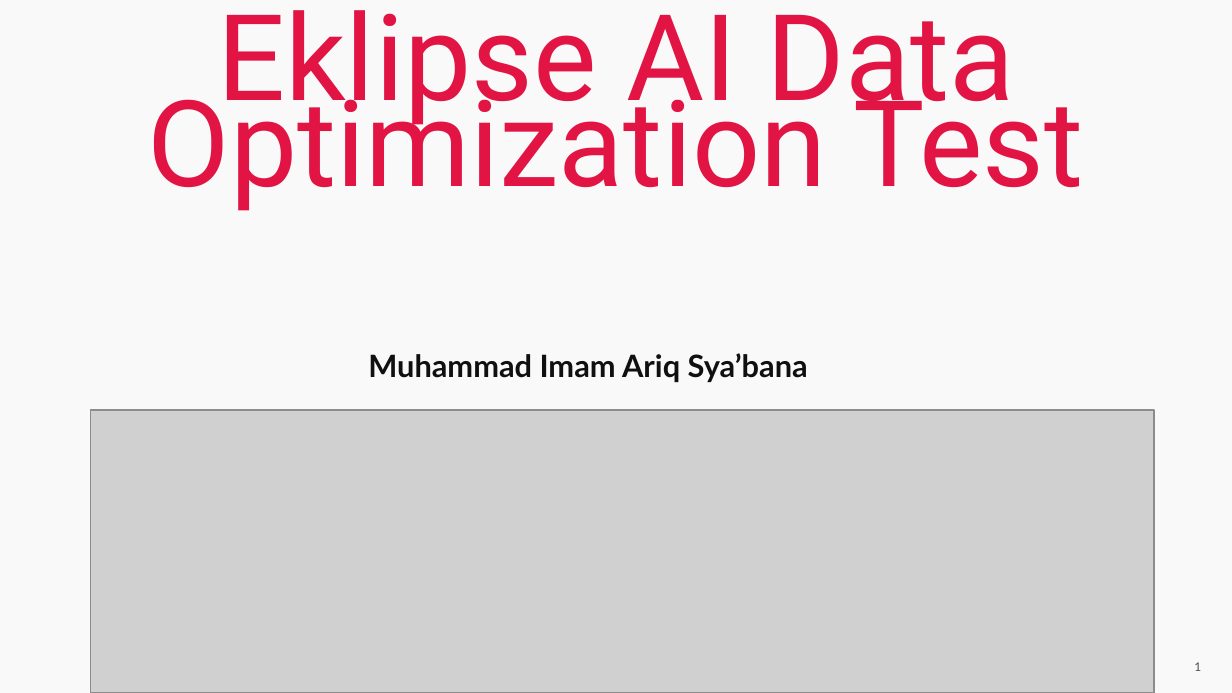
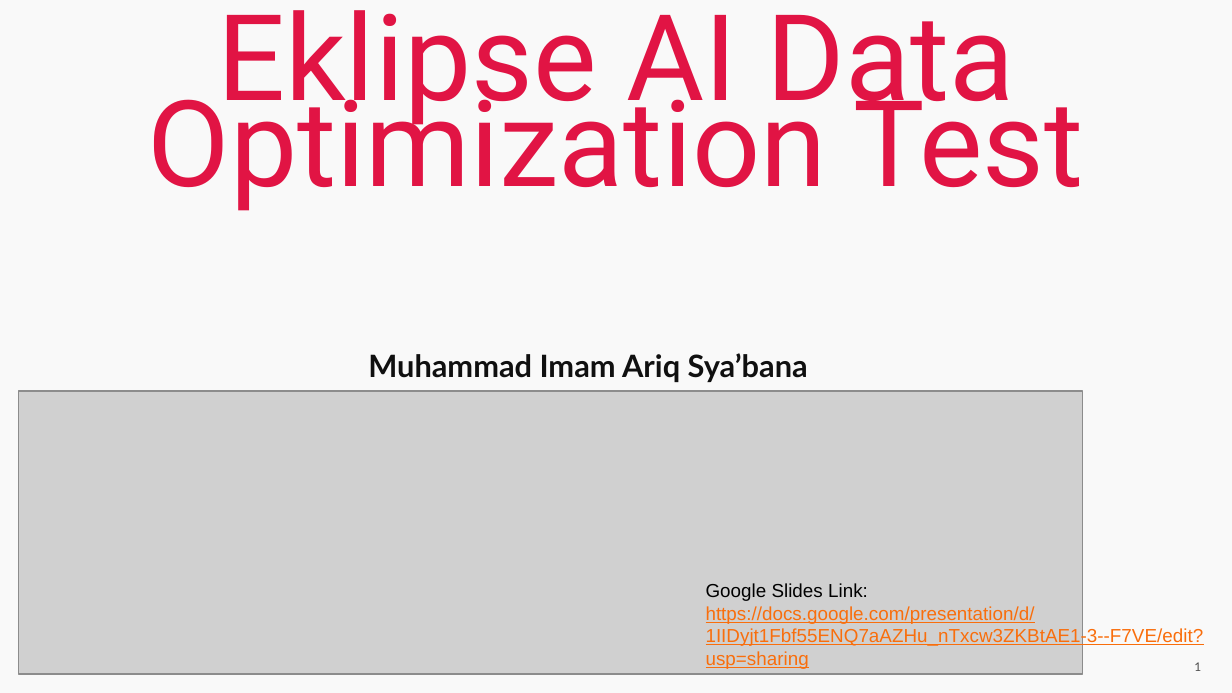
Before and after one commit to ImamSyabana/Eklipse-AI-Data-Optimization-Test, a slide deck: slide 1 of Google Slides Answer - Imam Sya'bana.pptx. Drawn at 1232x693 pixels with LibreOffice and Linux fonts; fonts in the diff are those of the drawing; grey boxes stand for pictures. Boxes give left, top, right and bottom in pixels: in the first picture for what was removed or moved away, otherwise in the second. Text is boxed around its words. In the diff, an @@ line names an element or a change of style, - is before the commit and + after.

```diff
--- a/Google Slides Answer - Imam Sya'bana.pptx
+++ b/Google Slides Answer - Imam Sya'bana.pptx
@@ picture: place and size @@
-picture at <box>90,410,1153,693</box>
+picture at <box>18,391,1082,674</box>
@@ text added at <box>706,583,1204,669</box>, 11 pt, text #F96E0C, underline @@
+Google Slides Link:
+https://docs.google.com/presentation/d/1IIDyjt1Fbf55ENQ7aAZHu_nTxcw3ZKBtAE1-3--F7VE/edit?usp=sharing
```
Also in this commit, not shown: 1 other slide changed, 45 other files.
